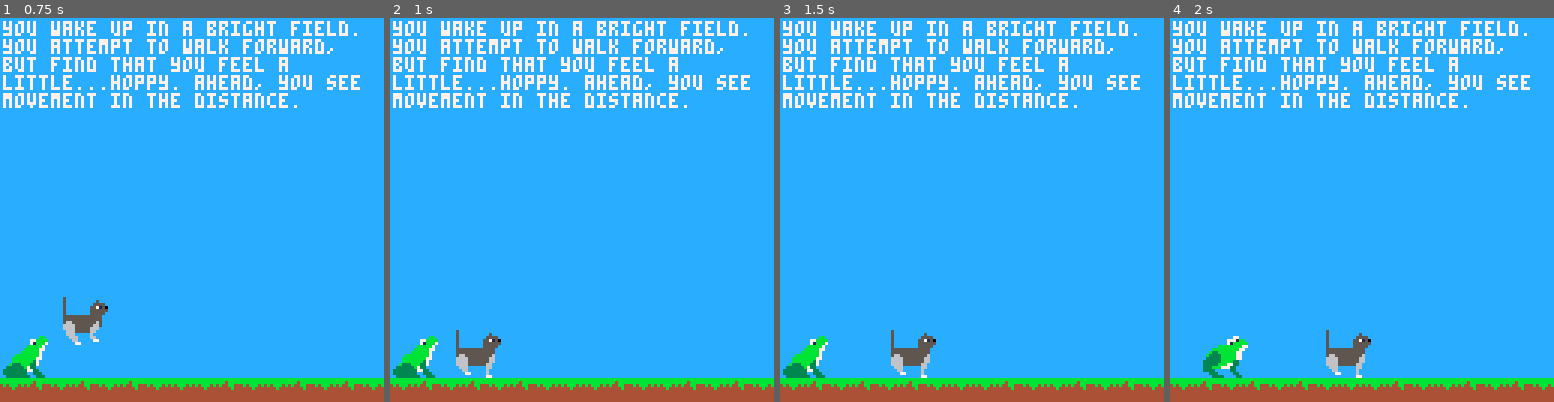
Above: before the commit, frames 1-4 (left to right).
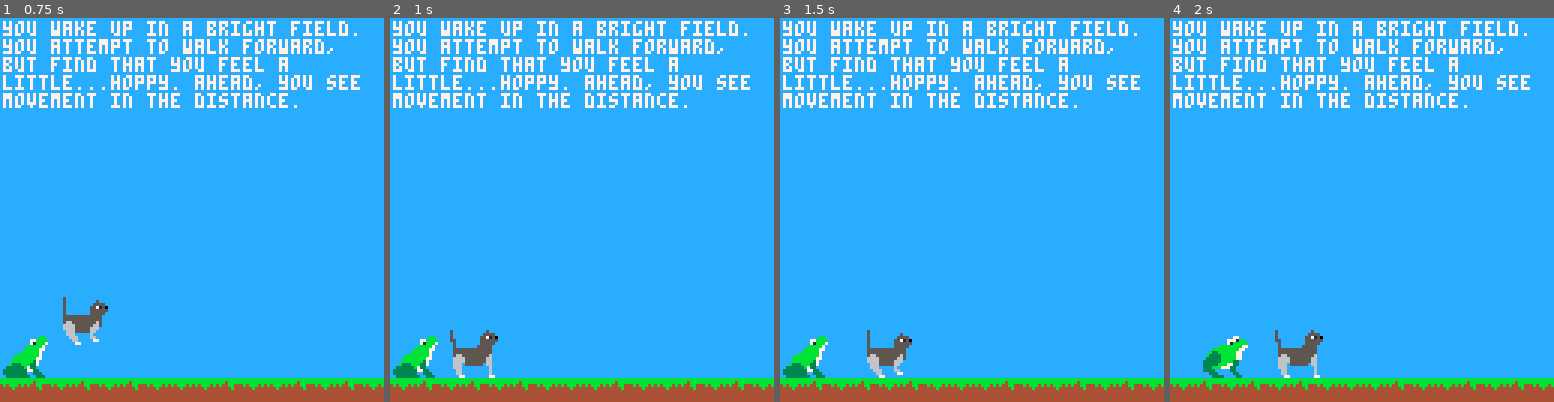
Above: after the commit, the same moments.

Repository: cincodenada/frogsvscats
Game: PICO-8 cartridge frogsvscats.p8
Two runs of this game, one before a commit and one after it. Both use one fixed random seed, a clock stepped at 60 frames per second and the inputs below.
Inputs:
- Up to frame 1 (0.75 s): no input
- Up to frame 2 (1 s): no input
- Up to frame 3 (1.5 s): no input
- Up to frame 4 (2 s): hold Right from 1.6 s (still down)

Frame 1 is identical in both runs. In frame 2, 0.5% of the frame differs, in the area x 15-29%, y 81-94%; in frame 3, 1.1%; in frame 4, 1.5%, in the area x 27-53%, y 81-94%.

Commit message:
Add frames-per-frame metric so cats move right
Also, I should move a lot more stuff into the frog()

Diff:
--- a/frogsvscats.p8
+++ b/frogsvscats.p8
@@ -240,14 +240,21 @@
 	if(self.anim_state.active) then
 		-- flag 8 is 2-frame sprites
 		if(self.sprite:flag(8)) then
-			self.sprite:move_frame(0.5/self.slow)
+			self.sprite:move_frame(self:fpf()/2/self.slow)
 		else
-			self.sprite:move_frame(1/self.slow)
+			self.sprite:move_frame(self:fpf()/self.slow)
 		end
 
 		if(not self.anim_state.looping and self.sprite:entered(0)) then
 			self.anim_state.active = false
 		end
+	end
+end
+function entity:fpf()
+	if(self.cur_move) then
+		return self.cur_move.vx
+	else
+		return 1
 	end
 end
 function entity:animate(looping)
@@ -339,7 +346,7 @@
 	if(self:is_floating()) then
 		self.cur_move = nil
 	else
-		if(not self.cur_move) self.cur_move = {vx=1,vy=0}
+		if(not self.cur_move) self.cur_move = {vx=0.5,vy=0}
 	end
 
 	if(self.cur_move) then
@@ -364,6 +371,7 @@
 		sprite(2, 2, {0,2,4,6,8,10,12,14,32,34,36,38,40,42,44})
 	)
 end
+function frog:fpf() return 1 end
 
 player = class(frog)
 function player:constructor(...)
